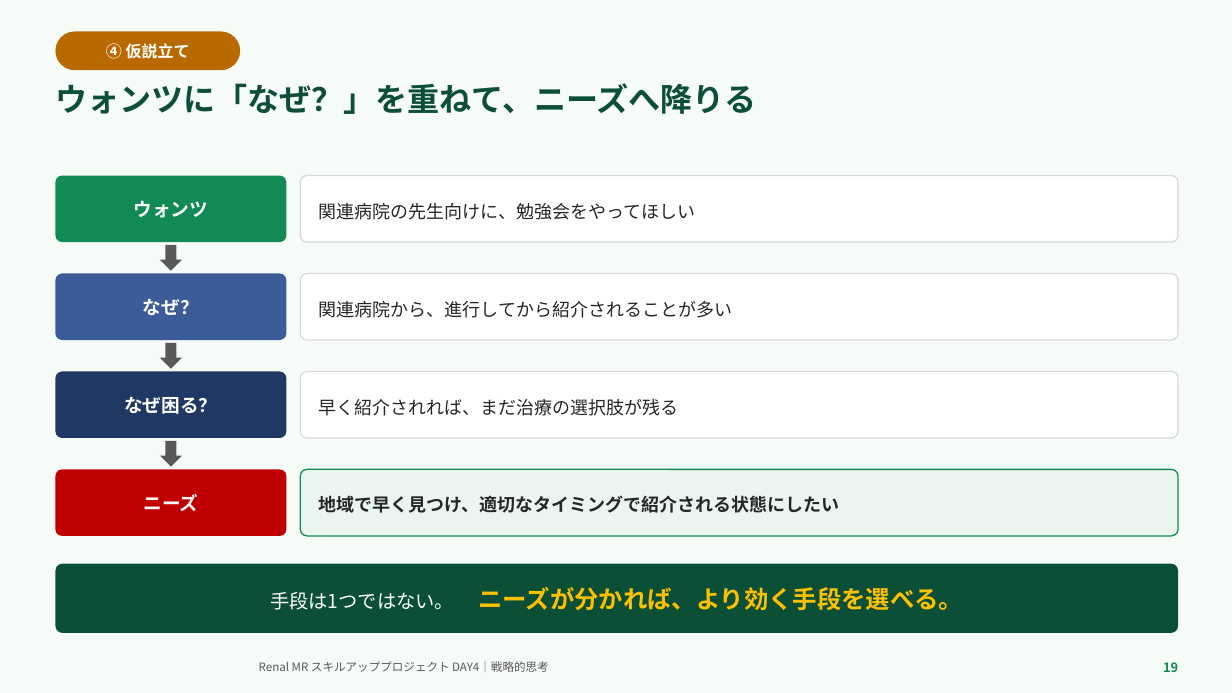
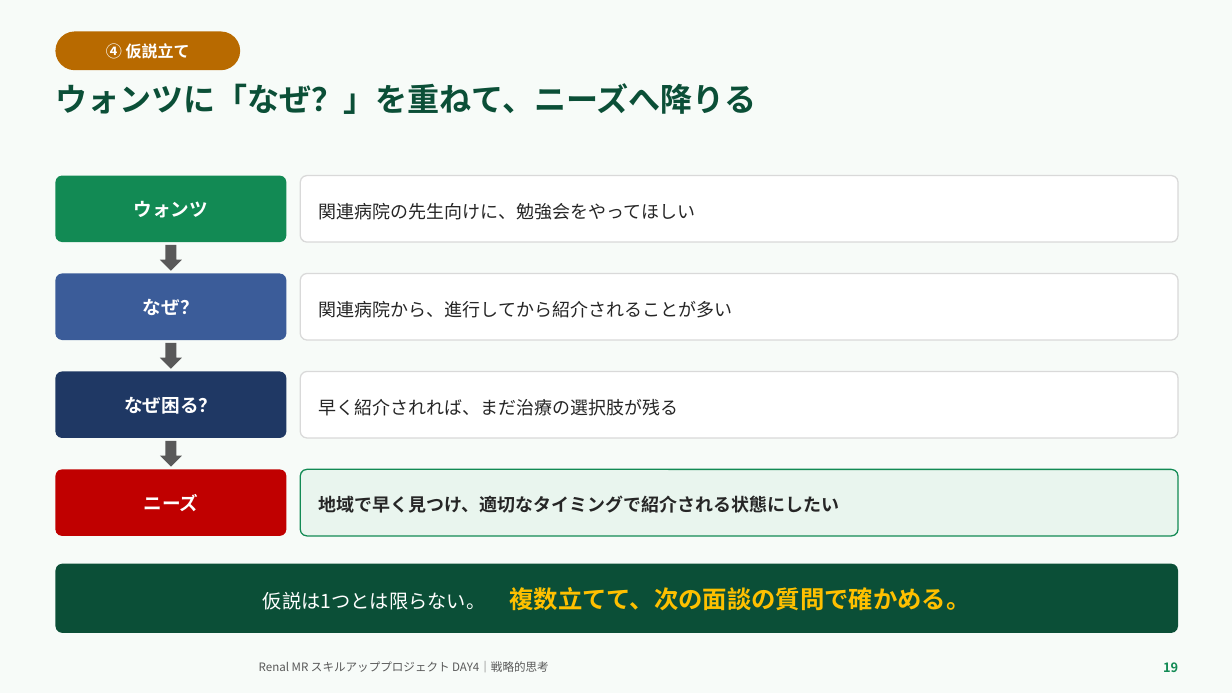
Before and after one commit to TAKUYA-1187/Claude, a slide deck: slide 19 of novartis_training/DAY4_ちょっと分かるだけで世界が変わる.pptx. Drawn at 1232x693 pixels with LibreOffice and Linux fonts; fonts in the diff are those of the drawing; background and template pictures are left out. Boxes give left, top, right and bottom in pixels: in the first picture for what was removed or moved away, otherwise in the second. Text is boxed around its words. In the diff, an @@ line names an element or a change of style, - is before the commit and + after.

```diff
--- a/novartis_training/DAY4_ちょっと分かるだけで世界が変わる.pptx
+++ b/novartis_training/DAY4_ちょっと分かるだけで世界が変わる.pptx
@@ text in rounded rectangle at [263, 587, 971, 611]: text changed @@
-手段は1つではない。 ニーズが分かれば、より効く手段を選べる。
+仮説は1つとは限らない。 複数立てて、次の面談の質問で確かめる。
```
Also in this commit, not shown: 14 other slides changed, 1 slide added, 1 slide removed, 2 other files.
